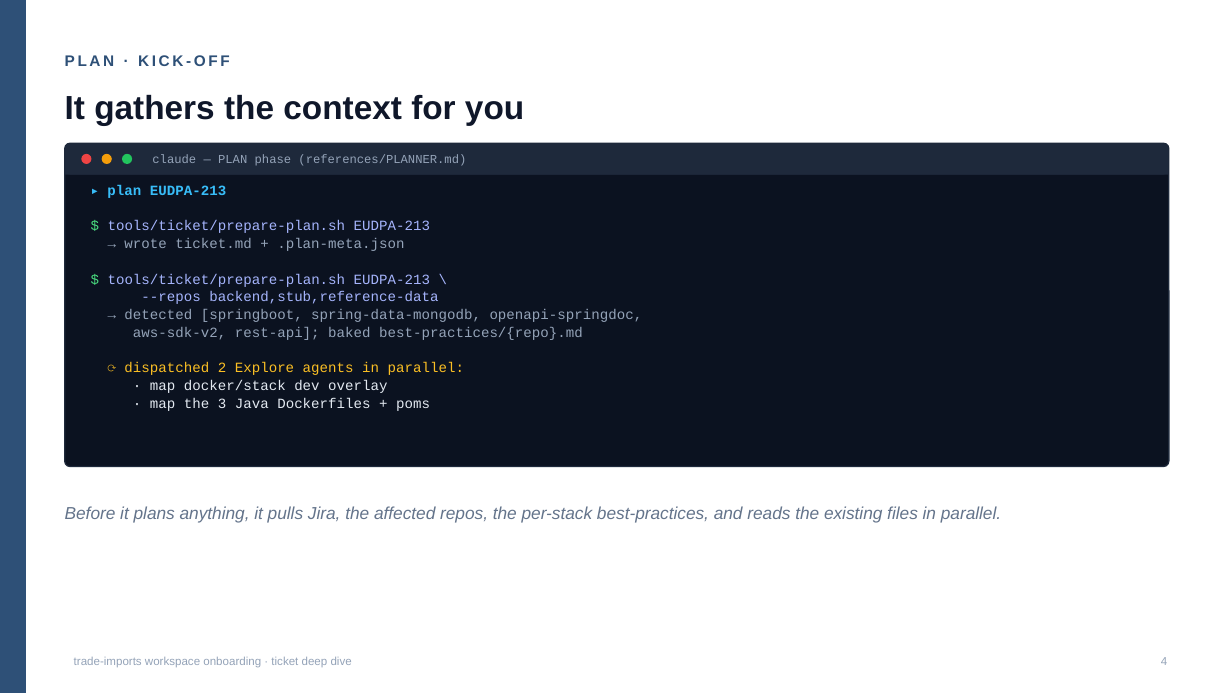
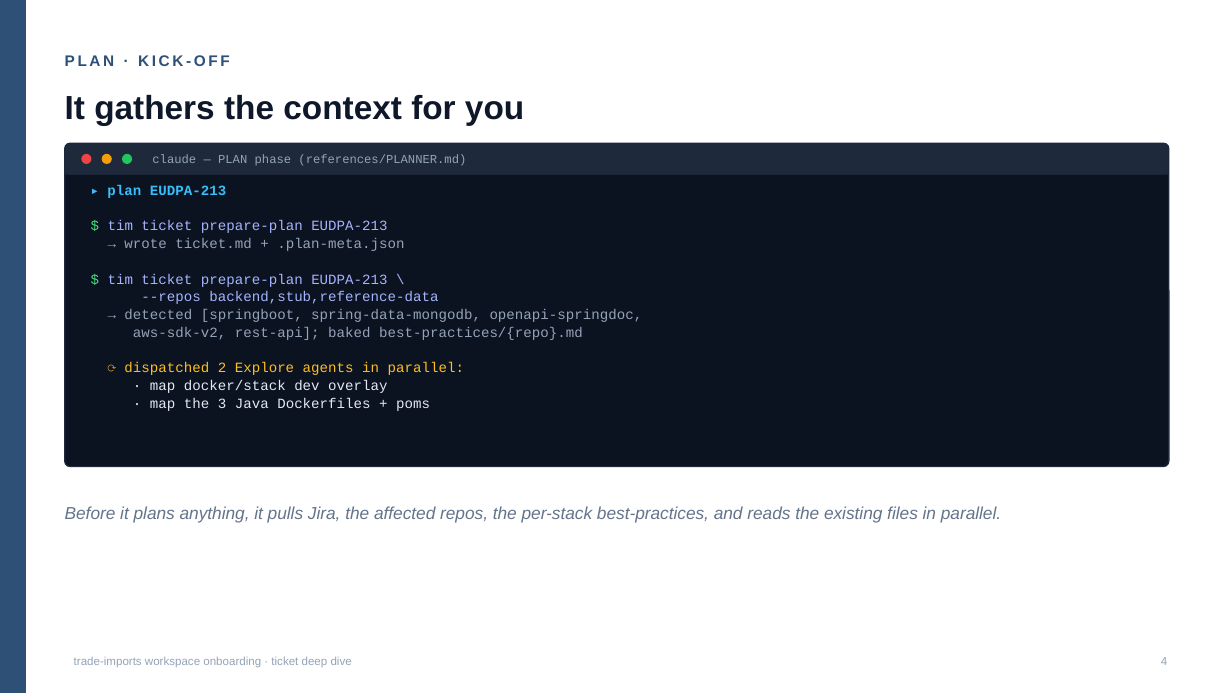
Before and after one commit to DEFRA/trade-imports-workspace, a slide deck: slide 5 of docs/onboarding/02b-ticket-walkthrough.pptx. Drawn at 1232x693 pixels with LibreOffice and Linux fonts; fonts in the diff are those of the drawing. Boxes give left, top, right and bottom in pixels: in the first picture for what was removed or moved away, otherwise in the second. Text is boxed around its words. In the diff, an @@ line names an element or a change of style, - is before the commit and + after.

```diff
--- a/docs/onboarding/02b-ticket-walkthrough.pptx
+++ b/docs/onboarding/02b-ticket-walkthrough.pptx
@@ text at <box>108,220,387,233</box>: text changed @@
-$ tools/ticket/prepare-plan.sh EUDPA-213
+$ tim ticket prepare-plan EUDPA-213
@@ text at <box>108,273,387,287</box>: text changed @@
-$ tools/ticket/prepare-plan.sh EUDPA-213 \
+$ tim ticket prepare-plan EUDPA-213 \
```
Also in this commit, not shown: 1 other slide changed, 30 other files.
